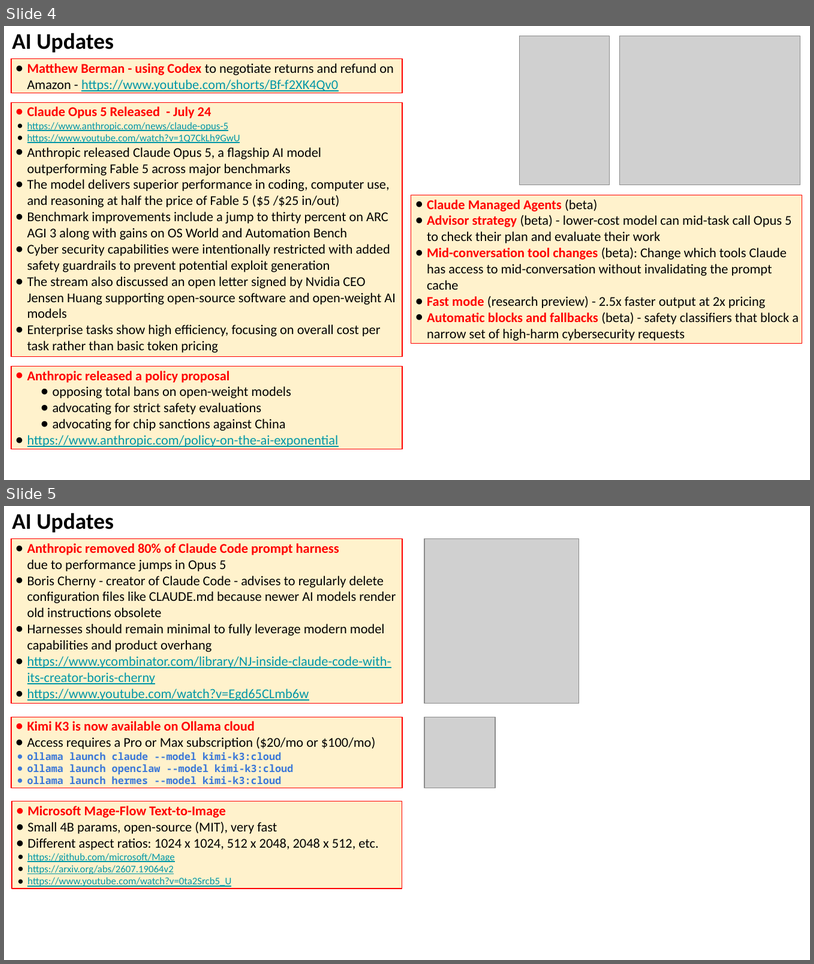
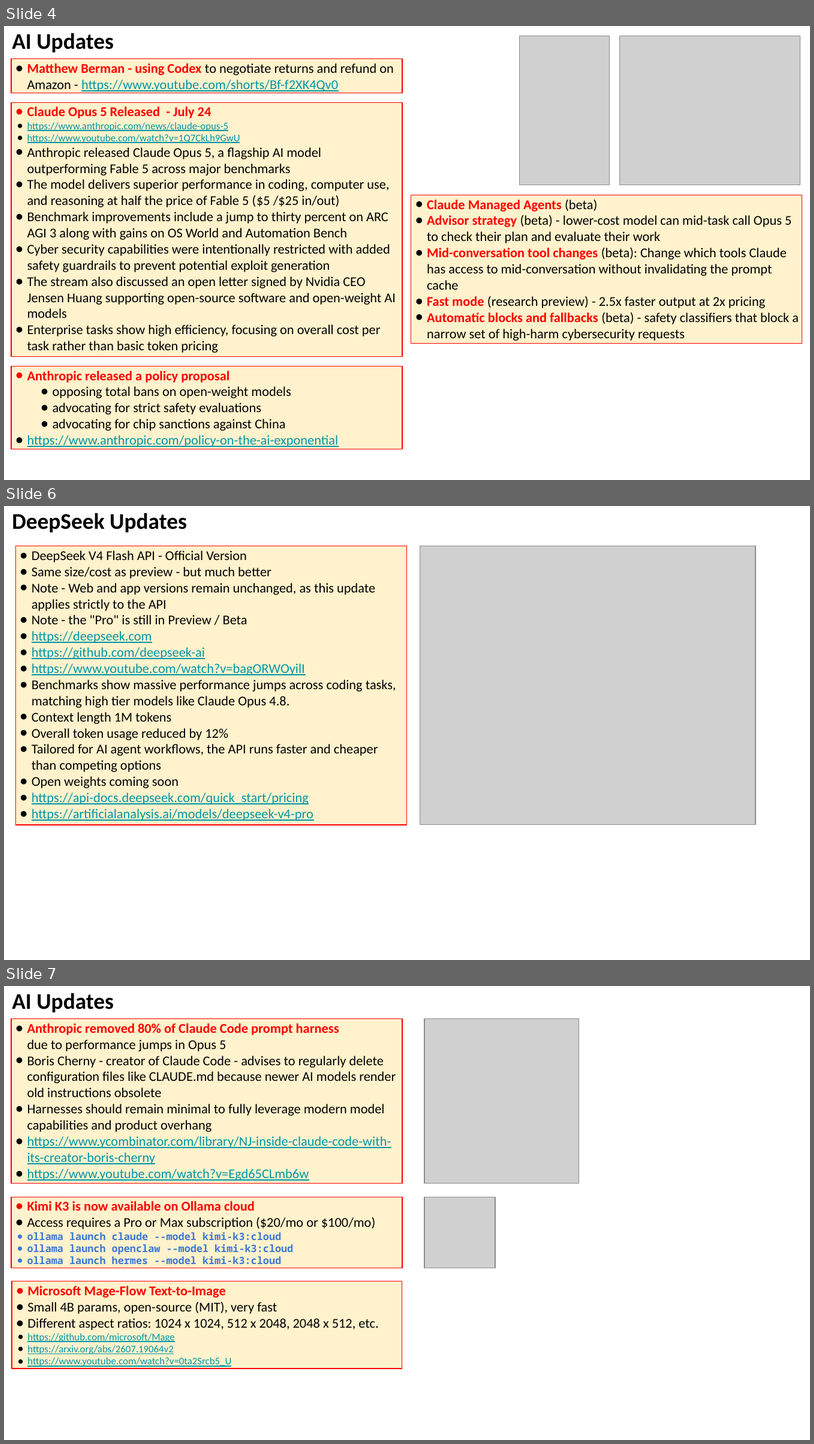
Before and after one commit to lselector/seminar, a slide deck: 2026/2026-07-31-AI-Updates.pptx. Shown one above the other, each under a label of ours: slides 4 and 5 before the commit, slides 4, 6 and 7 after it; the slides between them are not shown. The pictures are 814x964 and 814x1444 pixels, drawn with LibreOffice and Linux fonts; fonts in the diff are those of the drawing; grey boxes stand for pictures. Boxes give left, top, right and bottom in pixels: in the first picture for what was removed or moved away, otherwise in the second. Text is boxed around its words. In the diff, an @@ line names an element or a change of style, - is before the commit and + after.

```diff
--- a/2026/2026-07-31-AI-Updates.pptx
+++ b/2026/2026-07-31-AI-Updates.pptx
@@ slide 6 added at (4,506,810,960), background #FFFFFF @@
@@ text added at (12,513,187,532), 20 pt, text #000000, bold @@
+DeepSeek Updates
@@ rectangle added at (15,546,407,825), fill #FFF2CC, outline #FF0000 0.75 pt, 12 pt, text #000000 @@
+● DeepSeek V4 Flash API - Official Version
+● Same size/cost as preview - but much better
+● Note - Web and app versions remain unchanged, as this update applies strictly to the API
+● Note - the "Pro" is still in Preview / Beta
+● https://deepseek.com
+● https://github.com/deepseek-ai
+● https://www.youtube.com/watch?v=bagORWOyilI
+● Benchmarks show massive performance jumps across coding tasks, matching high tier models like Claude Opus 4.8.
+● Context length 1M tokens
+● Overall token usage reduced by 12%
+● Tailored for AI agent workflows, the API runs faster and cheaper than competing options
+● Open weights coming soon
+● https://api-docs.deepseek.com/quick_start/pricing
+● https://artificialanalysis.ai/models/deepseek-v4-pro
@@ picture added at (420,546,756,824) @@
@@ what was slide 5 is now slide 7 @@
```
Also in this commit, not shown: 4 slides changed, 1 other slide added.
